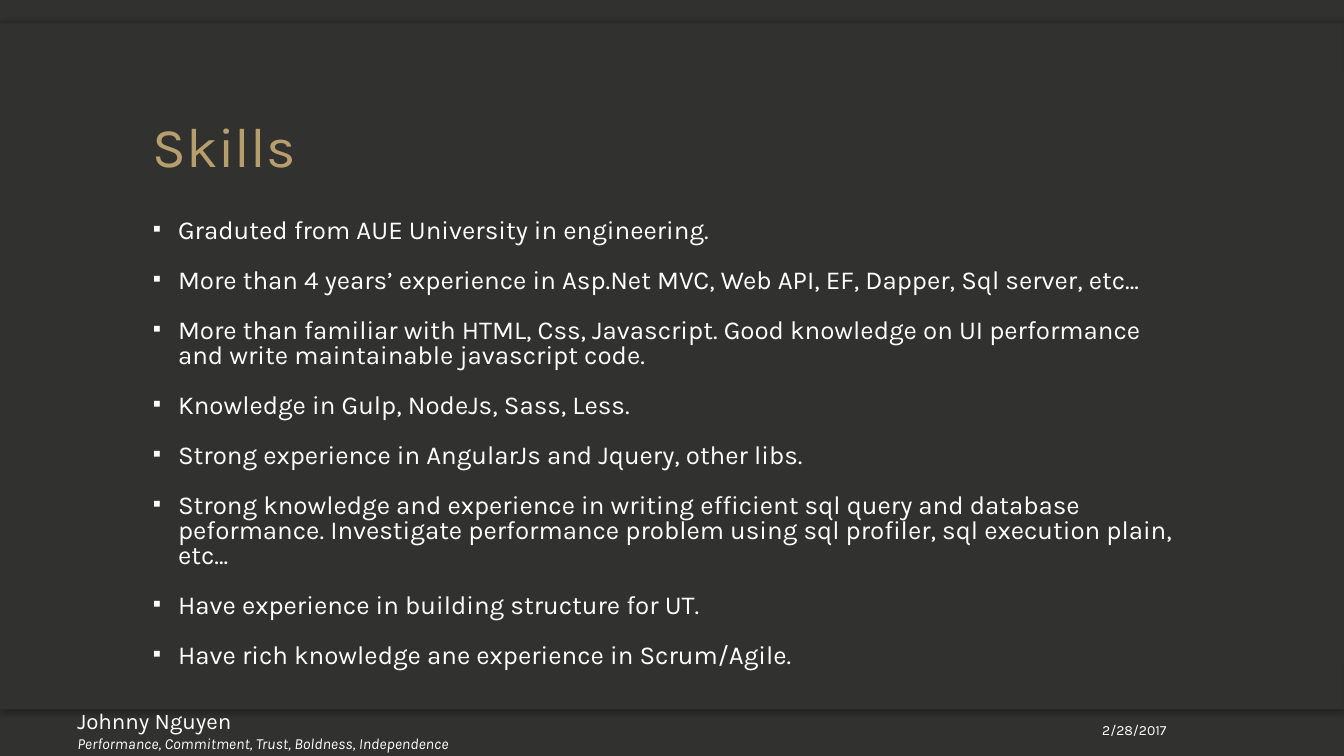
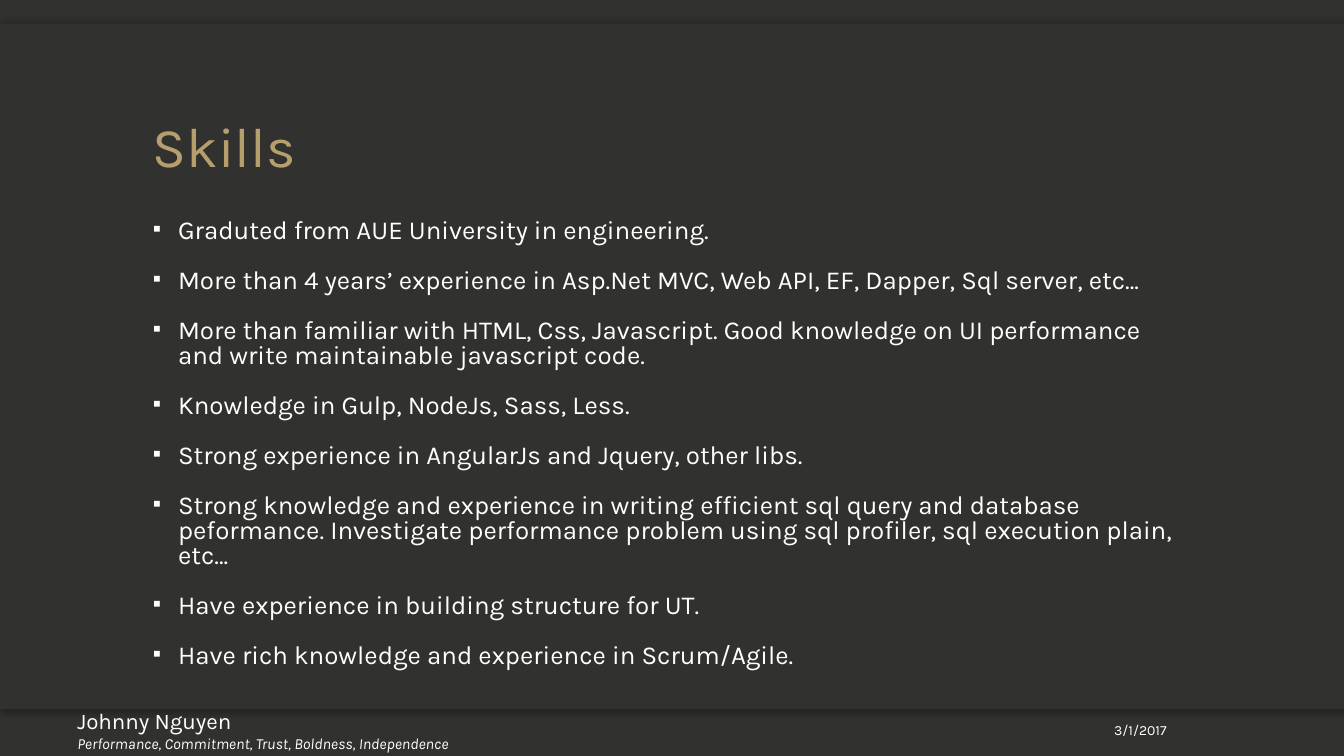
Before and after one commit to johnnynguyen2104/Algorithm_MindMap, a slide deck: slide 4 of Why Hire Me.pptx. Drawn at 1344x756 pixels with LibreOffice and Linux fonts; fonts in the diff are those of the drawing; background and template pictures are left out. Boxes give left, top, right and bottom in pixels: in the first picture for what was removed or moved away, otherwise in the second. Text is boxed around its words. In the diff, an @@ line names an element or a change of style, - is before the commit and + after.

```diff
--- a/Why Hire Me.pptx
+++ b/Why Hire Me.pptx
@@ text at (178, 645, 794, 671): text changed @@
-▪ Have rich knowledge ane experience in Scrum/Agile.
+▪ Have rich knowledge and experience in Scrum/Agile.
@@ text at (1114, 725, 1166, 736): text changed @@
-2/28/2017
+3/1/2017
```
Also in this commit, not shown: 3 other slides changed, 3 slides added.
